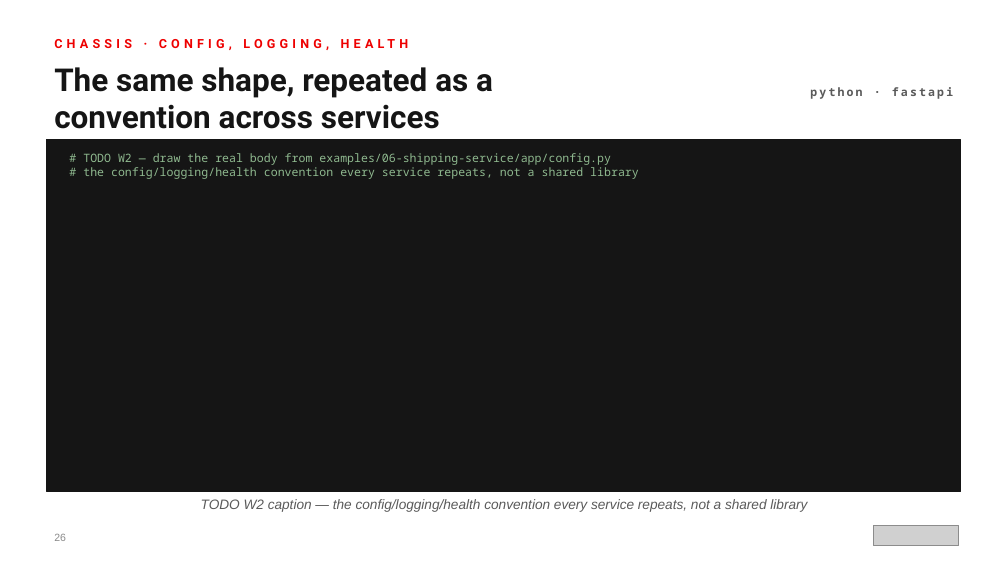
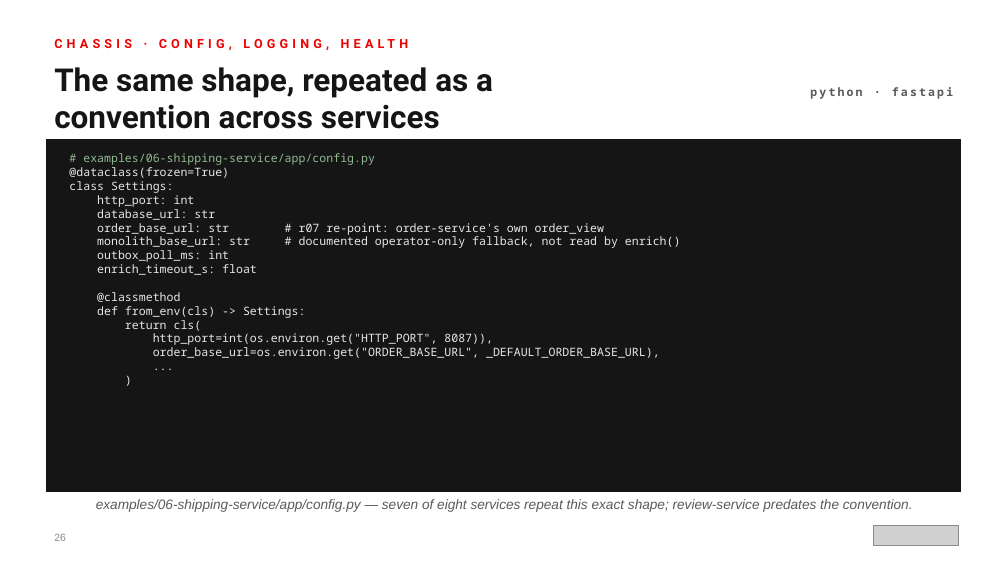
Before and after one commit to patterncatalyst/modernizing-enterprise-applications-python, a slide deck: slide 26 of presentation/modernizing-201-fastapi/Modernizing-201-FastAPI-r1.0.pptx. Drawn at 1008x567 pixels with LibreOffice and Linux fonts; fonts in the diff are those of the drawing; grey boxes stand for pictures. Boxes give left, top, right and bottom in pixels: in the first picture for what was removed or moved away, otherwise in the second. Text is boxed around its words. In the diff, an @@ line names an element or a change of style, - is before the commit and + after.

Commit message:
feat(decks): build 201-fastapi deck — async deep dive (42 slides, real examples/ code)

```diff
--- a/presentation/modernizing-201-fastapi/Modernizing-201-FastAPI-r1.0.pptx
+++ b/presentation/modernizing-201-fastapi/Modernizing-201-FastAPI-r1.0.pptx
@@ text at [69, 153, 681, 359]: text changed; text colour #8FB98F to #E6E6E6 @@
-# TODO W2 — draw the real body from examples/06-shipping-service/app/config.py
-# the config/logging/health convention every service repeats, not a shared library
+# examples/06-shipping-service/app/config.py
+@dataclass(frozen=True)
+class Settings:
+http_port: int
+database_url: str
+order_base_url: str # r07 re-point: order-service's own order_view
+monolith_base_url: str # documented operator-only fallback, not read by enrich()
+outbox_poll_ms: int
+enrich_timeout_s: float
+@classmethod
+def from_env(cls) -> Settings:
+return cls(
+http_port=int(os.environ.get("HTTP_PORT", 8087)),
+order_base_url=os.environ.get("ORDER_BASE_URL", _DEFAULT_ORDER_BASE_URL),
+...
+)
@@ text at [96, 499, 913, 512]: text changed @@
-TODO W2 caption — the config/logging/health convention every service repeats, not a shared library
+examples/06-shipping-service/app/config.py — seven of eight services repeat this exact shape; review-service predates the convention.
```
Also in this commit, not shown: 34 other slides changed, 1 other file.
